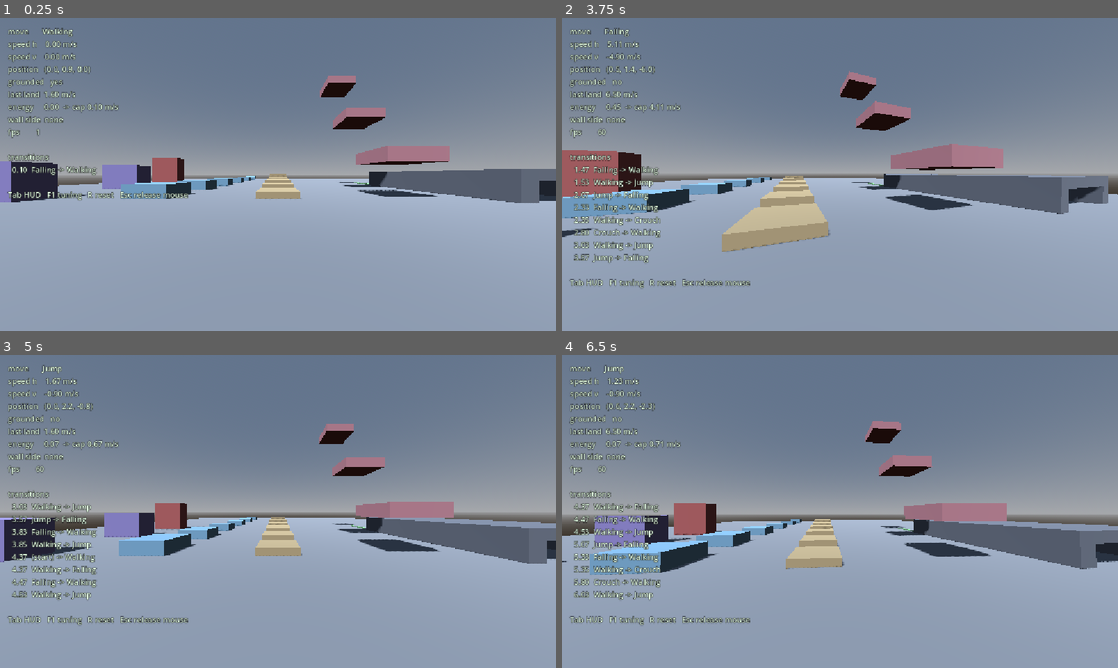
Above: before the commit, frames 1-4 (two rows, left to right).
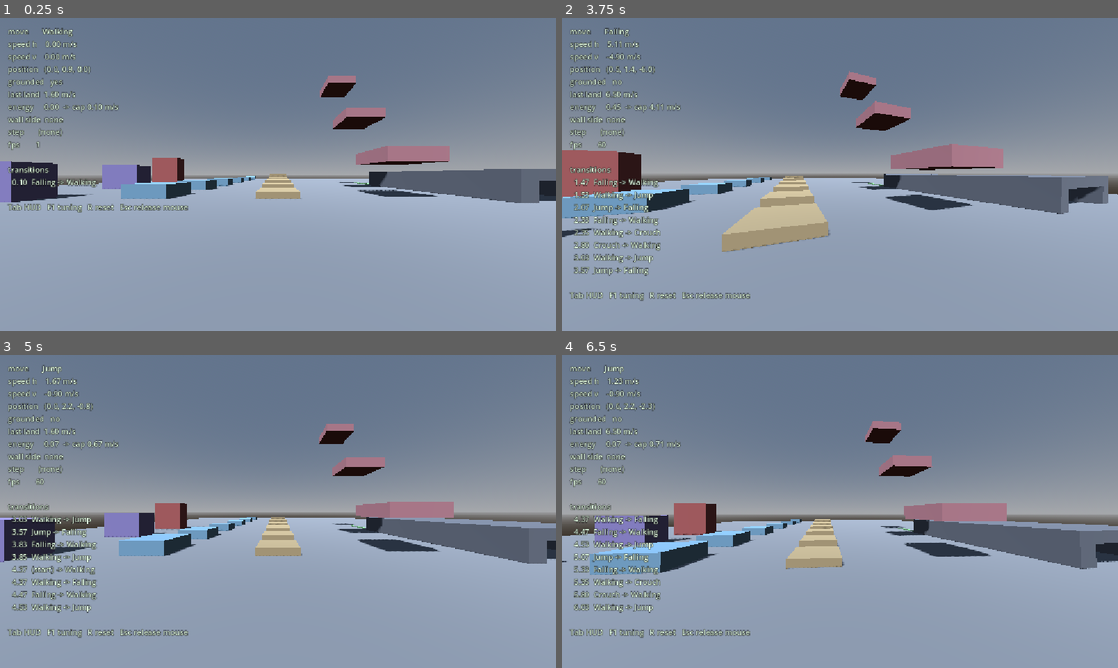
Above: after the commit, the same moments.

Repository: dragon-fish/parkour-game
Game: Godot game, scene res://scenes/main.tscn
Same seed, same stepped clock (60 frames per second), same inputs: the game is played once before the commit and once after it.
Inputs (mouse positions are in pixels of both pictures, inside the frame that each line leads up to):
- Up to frame 1 (0.25 s): no input
- Up to frame 2 (3.75 s): tap Enter at 0.5 s; move the mouse to (867, 174) at 0.52 s; hold W from 0.53 s (still down); tap Tab at 0.6, 3.6 s; tap Space at 0.77, 1.52, 3.02 s; move the mouse to (812, 174) at 1.27 s; tap R at 1.35 s; move the mouse to (851, 168) at 2.02 s; hold Shift 2.03-2.78 s; move the mouse to (834, 180) at 2.77 s; tap Ctrl at 2.85 s; move the mouse to (878, 177) at 3.52 s
- Up to frame 3 (5 s): keep holding W; tap Space at 3.77, 4.52 s; move the mouse to (233, 508) at 4.27 s; tap R at 4.35 s
- Up to frame 4 (6.5 s): move the mouse to (845, 511) at 5.02 s; hold Shift 5.03-5.78 s; move the mouse to (817, 505) at 5.77 s; release W at 5.78 s; hold D from 5.78 s (still down); tap Ctrl at 5.85 s; tap Space at 6.02 s

The runs differ from the first frame. In frame 1, 1.5% of the frame differs, in the area x 1-34%, y 35-63%; in frame 2, 3.0%; in frame 3, 2.9%; in frame 4, 3.1%, in the area x 1-34%, y 35-91%.

Commit message:
feat(debug): show the step-up probe's last decision on the HUD
A spot in a level that catches the player is exactly the case where "turn the
flag on, then reproduce it" is the hard part, so the decision is now always
recorded and shown rather than only printed behind debug_step_up.

Also records what this round measured about the probe itself: it under-reports
a 0.30 m step as 0.169 even at zero gap, and refuses it outright once the body
is 0.08 m short of the face -- which is 4.8 m/s worth of per-tick motion, and
matches the speed at which the reported foot-catching starts. Anchoring the
landing probe to the collision point was tried and changed none of the four
readings, so it is not in the tree; the backlog carries the data and the
community's three-sweep approach as the way out.

Co-Authored-By: Claude Opus 5 (1M context) <noreply@anthropic.com>

Diff:
--- a/scripts/debug/debug_hud.gd
+++ b/scripts/debug/debug_hud.gd
@@ -72,6 +72,11 @@
 		# the cap means something else is holding the body back.
 		"energy     %.2f  -> cap %.2f m/s" % [player.speed_energy.energy, player.speed_cap()],
 		"wall side  %s" % _wall_side_text(),
+		# What try_step_up() last decided, and whether its grace window is
+		# open. A move that bails to Falling with the window shut was never
+		# offered a step at all -- which is a different bug from one where the
+		# step fired and the move cancelled itself anyway.
+		"step       %s%s" % [player.last_step_decision, 			"  [grace]" if player.in_step_grace() else ""],
 		"fps        %d" % Engine.get_frames_per_second(),
 		"",
 		"transitions",
--- a/scripts/player/player.gd
+++ b/scripts/player/player.gd
@@ -984,6 +984,12 @@
 @export var debug_step_up: bool = false
 var _step_log_last: String = ""
 
+## The probe's most recent decision, as "<collider> <outcome>", for the debug
+## HUD. Always recorded, unlike the print below -- a spot that catches the
+## player is exactly the case where turning a flag on first and reproducing it
+## afterwards is the hard part.
+var last_step_decision: String = "(none)"
+
 
 func _collider_name(collision: KinematicCollision3D) -> String:
 	var collider: Object = collision.get_collider()
@@ -995,6 +1001,7 @@
 	# player leans on the same obstacle, and 60 identical lines a second buries
 	# the transition that actually matters.
 	var key := what + "|" + outcome
+	last_step_decision = "%s %s" % [what, outcome]
 	if debug_step_up and key != _step_log_last:
 		_step_log_last = key
 		print("[step] %-28s %-24s speed=%.2f pos=(%.2f, %.2f, %.2f)"
Not shown, changed: docs/feel-backlog.md
